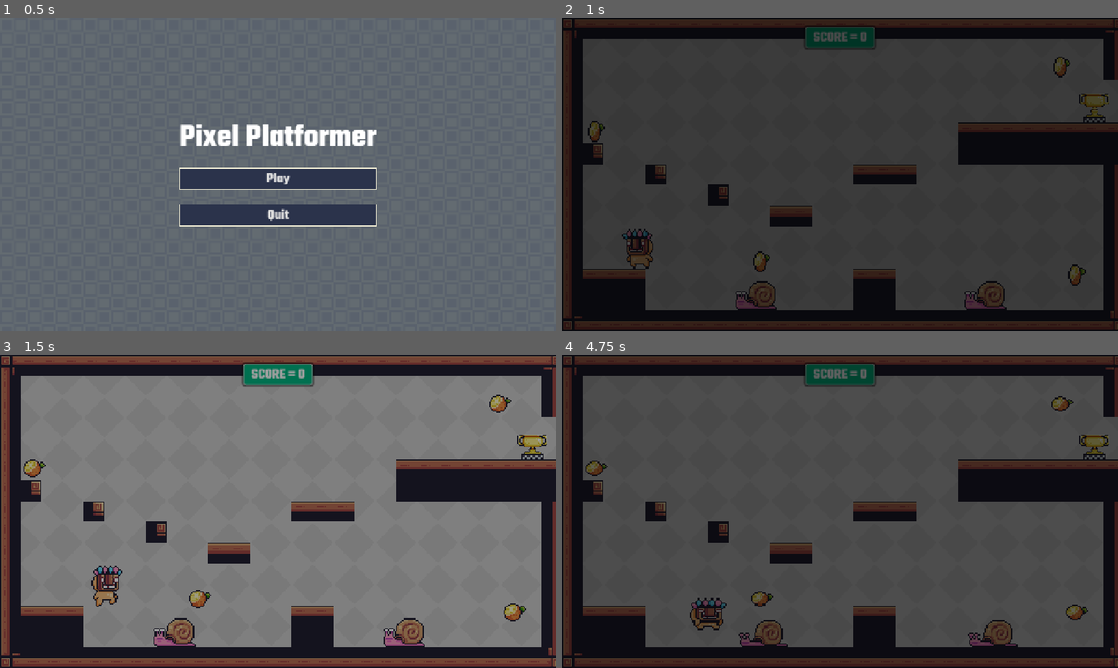
Above: before the commit, frames 1-4 (two rows, left to right).
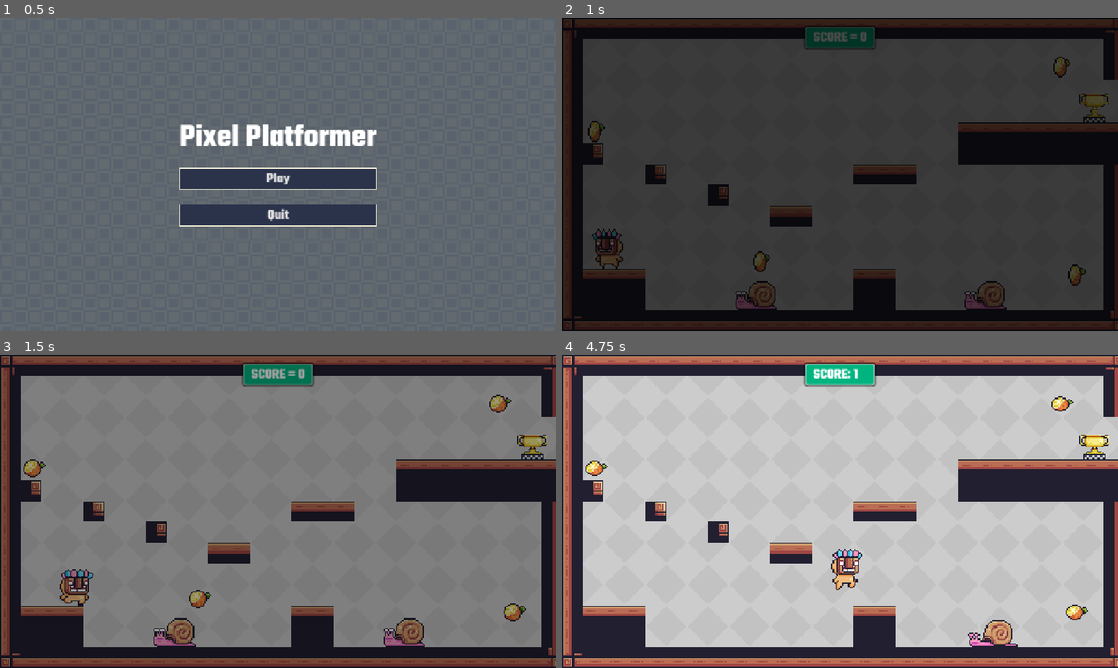
Above: after the commit, the same moments.

Repository: asehdev1994/pixel-platformer
Game: Godot game, scene res://Scenes/main.tscn
Same seed, same stepped clock (60 frames per second), same inputs: the game is played once before the commit and once after it.
Inputs:
- Up to frame 1 (0.5 s): no input
- Up to frame 2 (1 s): click "Play" at 0.5 s
- Up to frame 3 (1.5 s): hold D (right) from 1.28 s (still down)
- Up to frame 4 (4.75 s): tap Space (jump) at 1.52, 2.27, 3.77, 4.52 s; release D (right) at 2.78 s; hold A (left) 2.78-3.53 s; hold D (right) from 3.53 s (still down)

Frame 1 is identical in both runs. In frame 2, 0.8% of the frame differs, in the area x 5-17%, y 67-81%; in frame 3, 1.0%; in frame 4, 100%, in the area x 0-100%, y 0-100%.

Commit message:
Clean up architecture of LevelRoot node to be an empty container

Diff:
--- a/Scenes/main.tscn
+++ b/Scenes/main.tscn
@@ -1,7 +1,6 @@
 [gd_scene format=3 uid="uid://dylx8f2wxcjy3"]
 
 [ext_resource type="Script" uid="uid://cdr6k33rxi4or" path="res://Scripts/main.gd" id="1_bo1nx"]
-[ext_resource type="PackedScene" uid="uid://ck8gckpo7ch6w" path="res://Scenes/levels/level1.tscn" id="2_bo1nx"]
 [ext_resource type="FontFile" uid="uid://c64u5neuobedg" path="res://Assets/Fonts/Square-Black.ttf" id="3_8gbba"]
 [ext_resource type="AudioStream" uid="uid://dve0uuj2w2shg" path="res://Assets/Sounds/music.ogg" id="4_jjvhh"]
 
@@ -20,7 +19,7 @@
 [node name="Main" type="Node2D" unique_id=578725274]
 script = ExtResource("1_bo1nx")
 
-[node name="LevelRoot" parent="." unique_id=1599617371 instance=ExtResource("2_bo1nx")]
+[node name="LevelRoot" type="Node2D" parent="." unique_id=207642218]
 
 [node name="ScreenRoot" type="CanvasLayer" parent="." unique_id=1264909462]
 
--- a/Scripts/main.gd
+++ b/Scripts/main.gd
@@ -60,39 +60,41 @@
 		score = 0
 		score_label.text = "SCORE: 0"
 
-	if current_level_root:
-		current_level_root.queue_free()
+	# Remove the existing level, if there is one
+	for child in current_level_root.get_children():
+		child.queue_free()
 
-	# Change level
-	var level_path = "res://Scenes/levels/level%s.tscn" %level_number
-	current_level_root = load(level_path).instantiate()
-	add_child(current_level_root)
-	current_level_root.name = "LevelRoot"
-	_setup_level(current_level_root)
+	# Load the new level
+	var level_path = "res://Scenes/levels/level%s.tscn" % level_number
+	var level_scene = load(level_path).instantiate()
+
+	current_level_root.add_child(level_scene)
+
+	_setup_level(level_scene)
 
 	# Fade in
 	await _fade(0.0)
 
-func _setup_level(level_root: Node) -> void:
+func _setup_level(level_scene: Node) -> void:
 	# Connect exit
-	var exit = level_root.get_node_or_null("Exit")
+	var exit = level_scene.get_node_or_null("Exit")
 	if exit:
 		exit.body_entered.connect(_on_exit_body_entered)
 
 	# Connect oranges
-	var oranges = level_root.get_node_or_null("Oranges")
+	var oranges = level_scene.get_node_or_null("Oranges")
 	if oranges:
 		for orange in oranges.get_children():
 			orange.collected.connect(increase_score)
 
 	# Connect enemies
-	var enemies = level_root.get_node_or_null("Enemies")
+	var enemies = level_scene.get_node_or_null("Enemies")
 	if enemies:
 		for enemy in enemies.get_children():
 			enemy.player_died.connect(_on_player_died)
 
 	# Connect spikes
-	var traps = level_root.get_node_or_null("Traps")
+	var traps = level_scene.get_node_or_null("Traps")
 	if traps:
 		for trap in traps.get_children():
 			trap.player_died.connect(_on_player_died)
